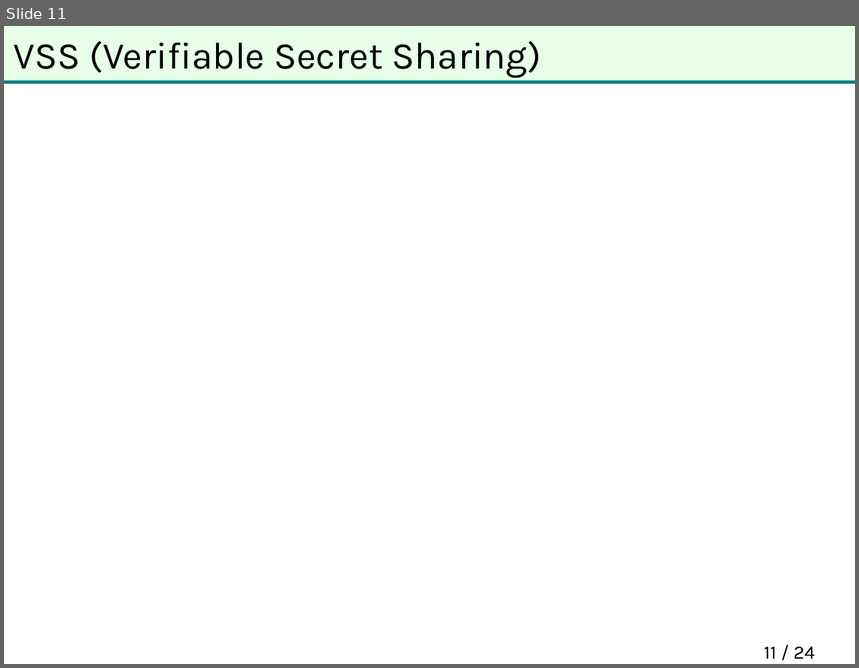
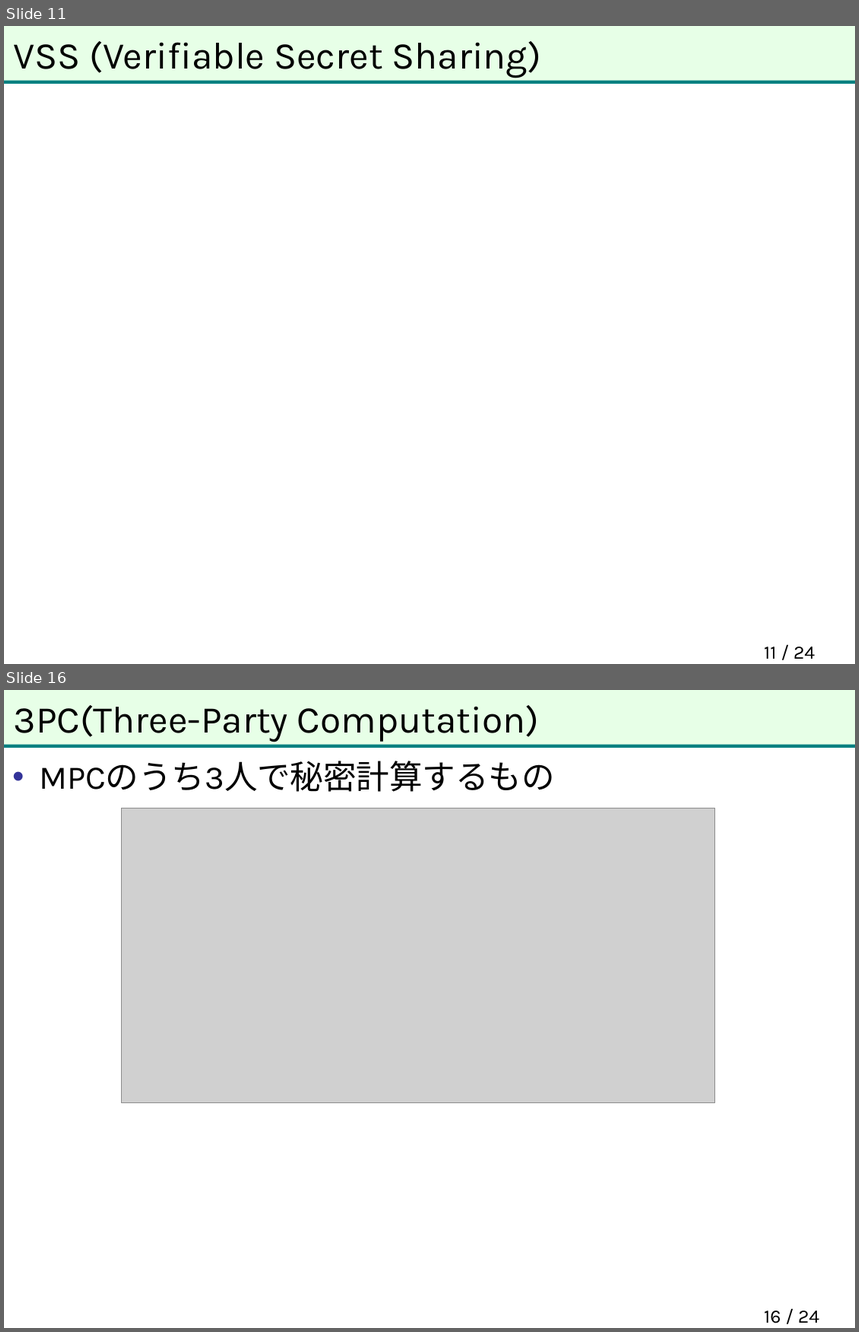
Before and after one commit to herumi/anninbon, a slide deck: lec/anninbon11.pptx. Shown one above the other, each under a label of ours: slide 11 before the commit, slides 11 and 16 after it; the slides between them are not shown. The pictures are 859x668 and 859x1332 pixels, drawn with LibreOffice and Linux fonts; fonts in the diff are those of the drawing; grey boxes stand for pictures; background and template pictures are left out. Boxes give left, top, right and bottom in pixels: in the first picture for what was removed or moved away, otherwise in the second. Text is boxed around its words. In the diff, an @@ line names an element or a change of style, - is before the commit and + after.

```diff
--- a/lec/anninbon11.pptx
+++ b/lec/anninbon11.pptx
@@ slide 16 added at [4,690,855,1328], background #FFFFFF; not listed: 2 template elements that a slide beside it also shows @@
@@ title added at [14,705,539,742], 32 pt, text #000000 @@
+3PC(Three-Party Computation)
@@ text added at [39,761,555,792], 28 pt, text #000000 @@
+• MPCのうち3人で秘密計算するもの
@@ picture added at [122,809,715,1103] @@
@@ page number added at [764,1311,819,1324], 16 pt, text #000000 @@
+16 / 24
```
Also in this commit, not shown: 1 slide changed, 5 other slides added.
